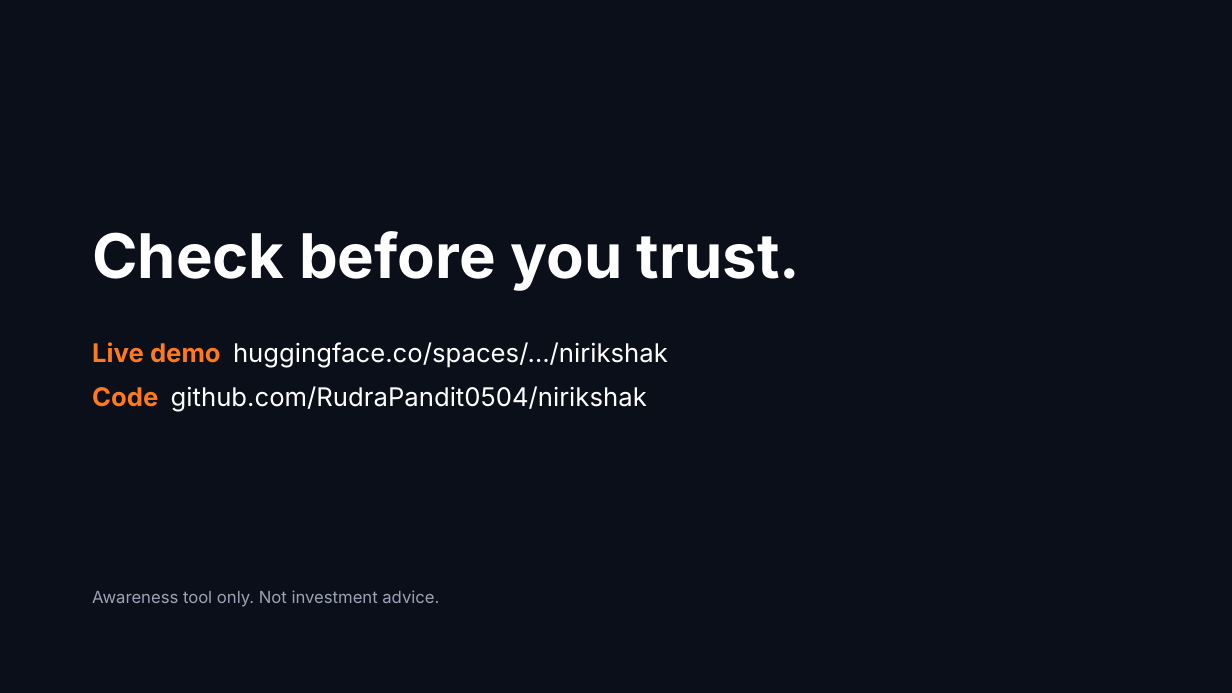
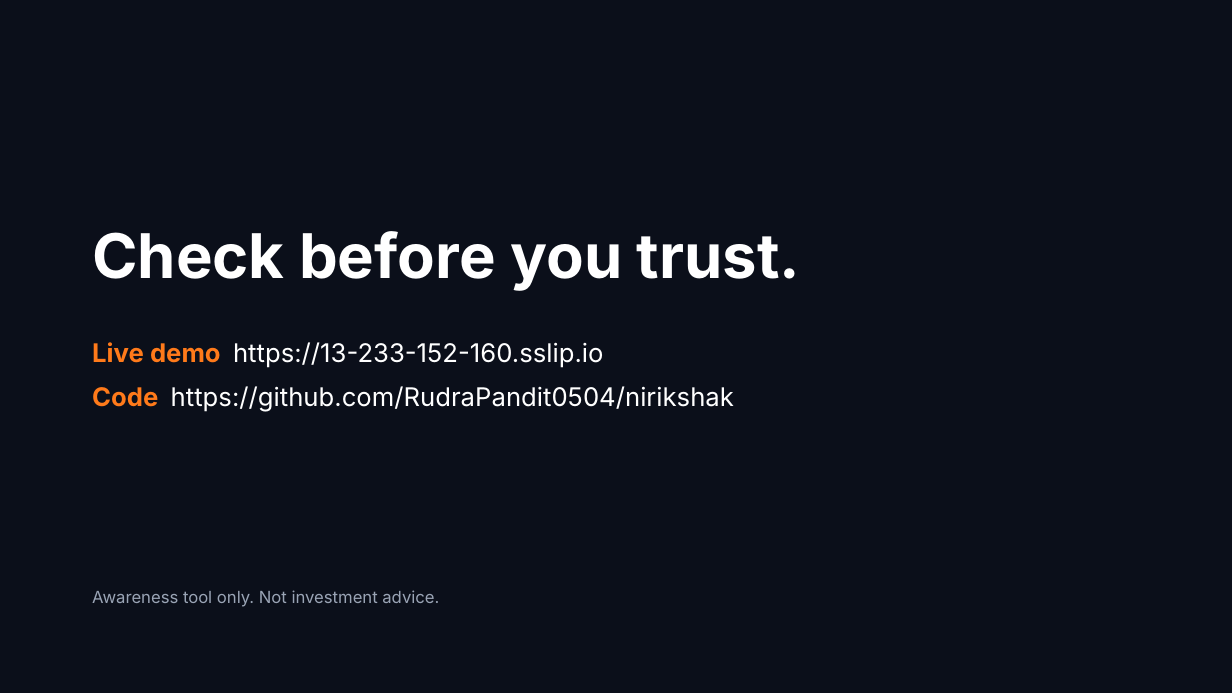
Before and after one commit to RudraPandit0504/nirikshak, a slide deck: slide 14 of presentation/Nirikshak.pptx. Drawn at 1232x693 pixels with LibreOffice and Linux fonts; fonts in the diff are those of the drawing. Boxes give left, top, right and bottom in pixels: in the first picture for what was removed or moved away, otherwise in the second. Text is boxed around its words. In the diff, an @@ line names an element or a change of style, - is before the commit and + after.

```diff
--- a/presentation/Nirikshak.pptx
+++ b/presentation/Nirikshak.pptx
@@ text at (92, 342, 734, 412): text changed @@
-Live demo huggingface.co/spaces/…/nirikshak
-Code github.com/RudraPandit0504/nirikshak
+Live demo https://13-233-152-160.sslip.io
+Code https://github.com/RudraPandit0504/nirikshak
```
Also in this commit, not shown: 2 other slides changed, 2 other files.
